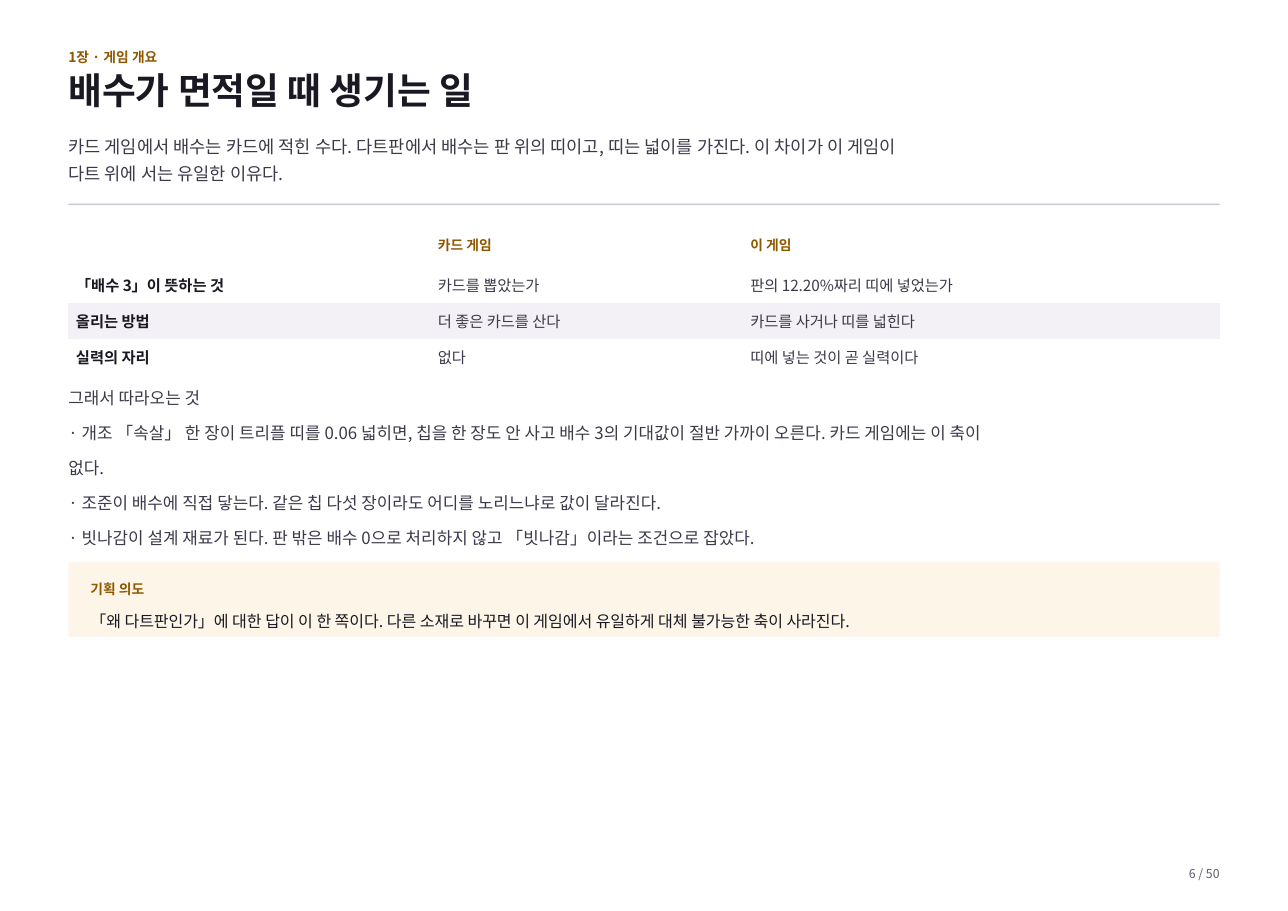
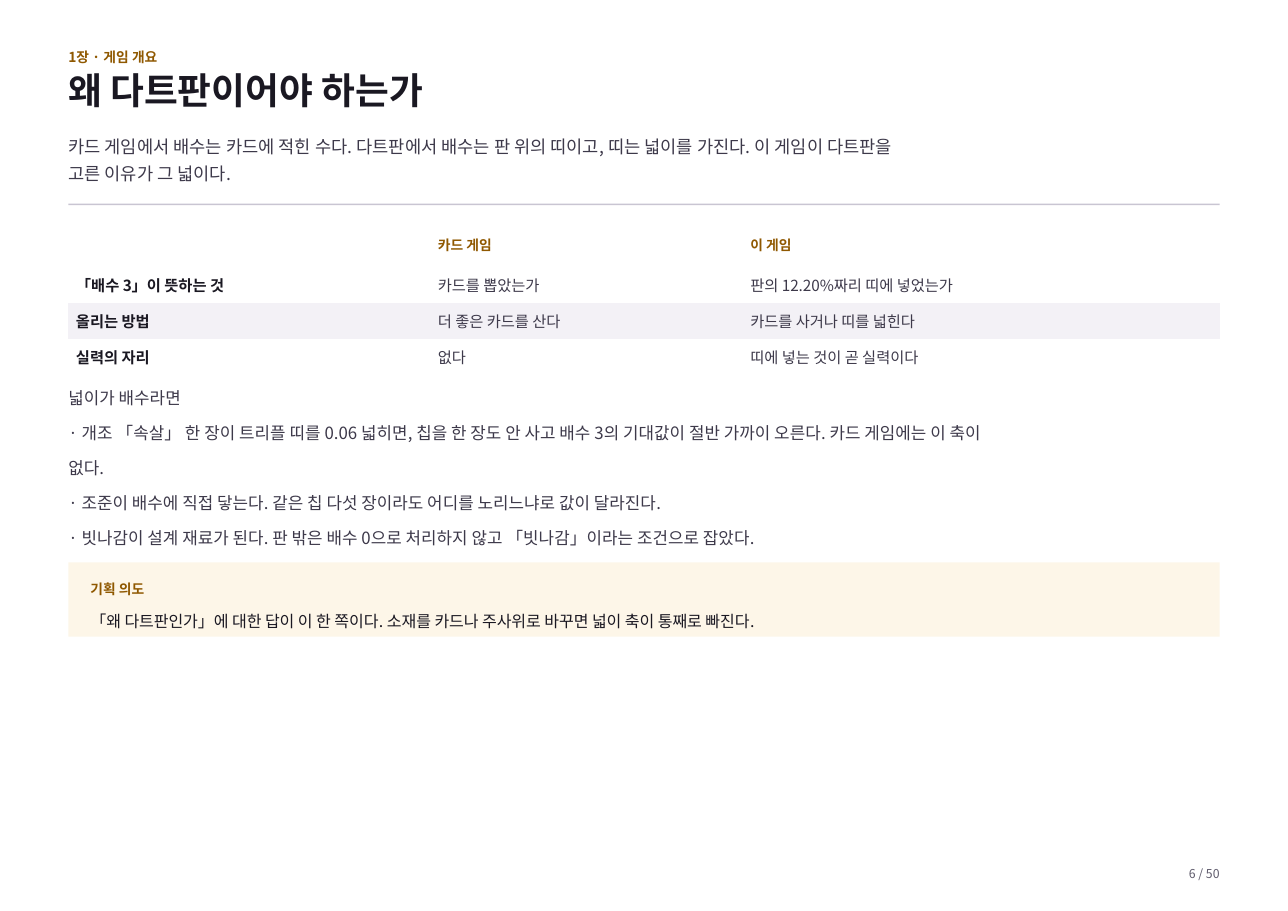
Before and after one commit to GGbong69/test-03, a slide deck: slide 6 of docs/기획서.pptx. Drawn at 1288x911 pixels with LibreOffice and Linux fonts; fonts in the diff are those of the drawing. Boxes give left, top, right and bottom in pixels: in the first picture for what was removed or moved away, otherwise in the second. Text is boxed around its words. In the diff, an @@ line names an element or a change of style, - is before the commit and + after.

```diff
--- a/docs/기획서.pptx
+++ b/docs/기획서.pptx
@@ text at (x1=68, y1=73, x2=423, y2=108): text changed @@
-배수가 면적일 때 생기는 일
+왜 다트판이어야 하는가
@@ text at (x1=68, y1=138, x2=892, y2=182): text changed @@
-카드 게임에서 배수는 카드에 적힌 수다. 다트판에서 배수는 판 위의 띠이고, 띠는 넓이를 가진다. 이 차이가 이 게임이
-다트 위에 서는 유일한 이유다.
+카드 게임에서 배수는 카드에 적힌 수다. 다트판에서 배수는 판 위의 띠이고, 띠는 넓이를 가진다. 이 게임이 다트판을
+고른 이유가 그 넓이다.
@@ text at (x1=68, y1=390, x2=181, y2=406): text changed @@
-그래서 따라오는 것
+넓이가 배수라면
@@ text in rectangle at (x1=90, y1=613, x2=754, y2=629): text changed @@
-「왜 다트판인가」에 대한 답이 이 한 쪽이다. 다른 소재로 바꾸면 이 게임에서 유일하게 대체 불가능한 축이 사라진다.
+「왜 다트판인가」에 대한 답이 이 한 쪽이다. 소재를 카드나 주사위로 바꾸면 넓이 축이 통째로 빠진다.
```
Also in this commit, not shown: 43 other slides changed, 2 other files.
